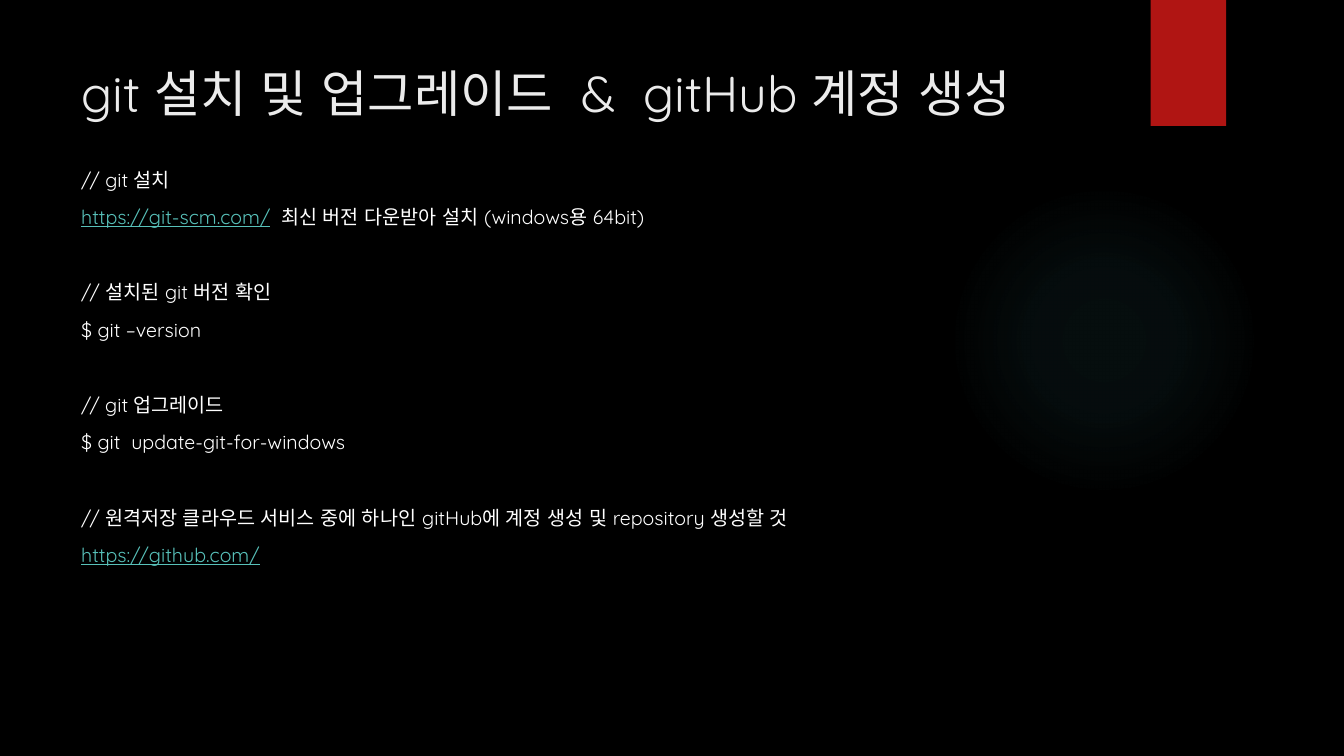
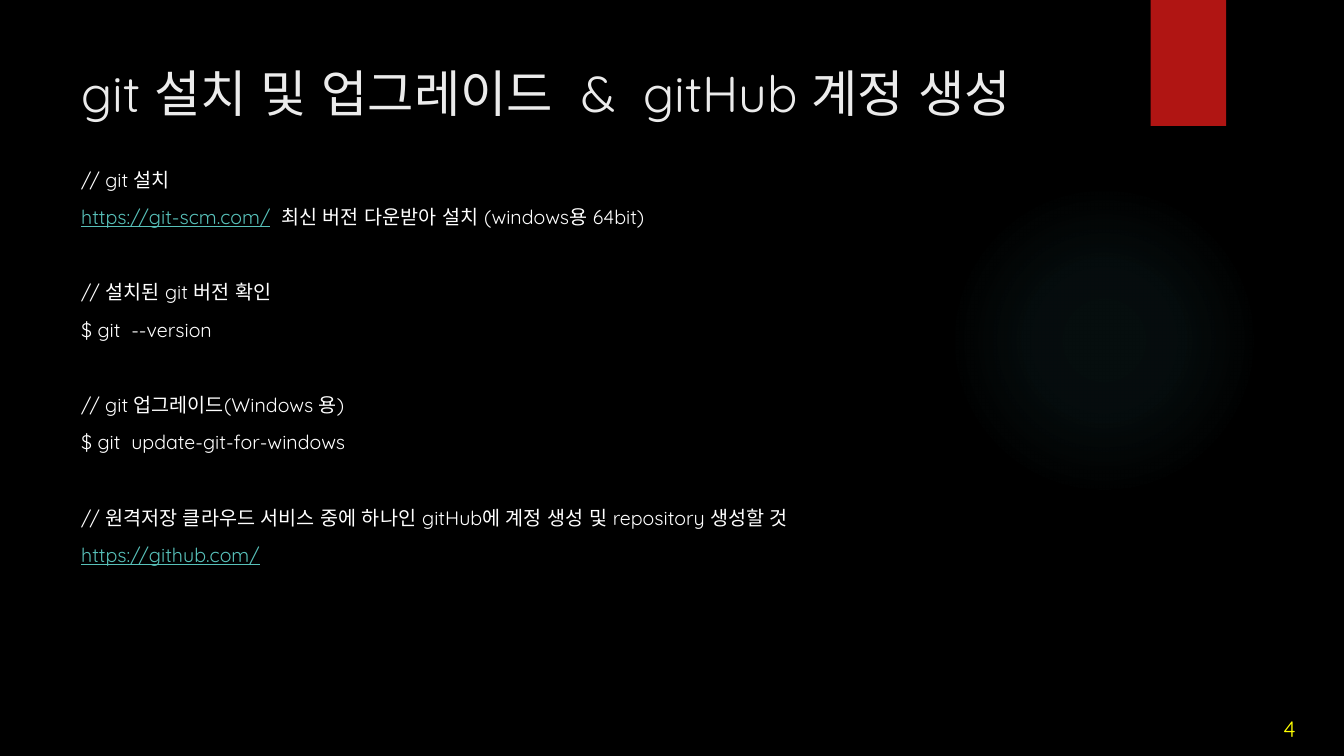
Before and after one commit to iredseal/Learning, a slide deck: slide 4 of Tools/git/SW 형상 관리.pptx. Drawn at 1344x756 pixels with LibreOffice and Linux fonts; fonts in the diff are those of the drawing; background and template pictures are left out. Boxes give left, top, right and bottom in pixels: in the first picture for what was removed or moved away, otherwise in the second. Text is boxed around its words. In the diff, an @@ line names an element or a change of style, - is before the commit and + after.

```diff
--- a/Tools/git/SW 형상 관리.pptx
+++ b/Tools/git/SW 형상 관리.pptx
@@ text at bbox=[98, 324, 344, 416]: text changed @@
-$ git –version
-// git 업그레이드
+$ git --version
+// git 업그레이드(Windows 용)
@@ page number added at bbox=[1283, 721, 1295, 737], 16 pt, text #FFFF00 @@
+4
```
Also in this commit, not shown: 25 other slides changed, 1 other file.
